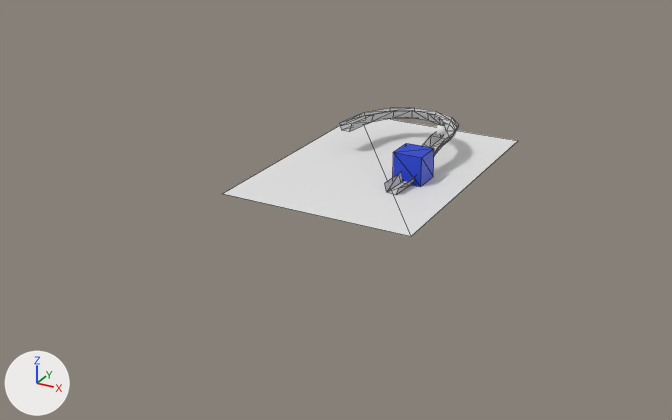
The COLLADA model wire_forms.dae, before and after one commit.
Rendered twice from a 50 mm lens placed at (11.48, -18.75, 7.99), pointed at (1.7, -0.98, -0.9). Lighting does not change. The marker at lower left points along +X, +Y and +Z. Mesh edges are drawn as thin lines on the coarser meshes. Where no turn or scale is listed for an object, it has been applied to the vertices.

Names of what the first picture shows: 'GHOST', 'P__ramp_physics_alt_c__convert__decimate__apply', 'Plane'.
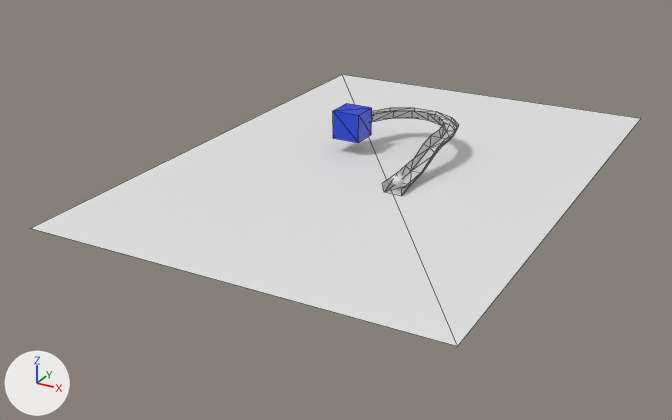
Boxes [x1, y1, x2, y2] around the edits, measured in the pictures (672 x 420 px):
'Plane', rescaled (106% wider, 122% taller): before [223, 114, 518, 236]; after [31, 74, 641, 346]
'GHOST', moved: before [393, 143, 434, 187]; after [333, 103, 372, 143]

The change in detail:
Object 'Plane' (ob_plane) is rescaled from (1.29, 1.85, 1.0) to (2.63, 3.76, 2.03).
Object 'GHOST' (ob_ghost) moves from (3.39, -0.37, 0.36) to (1.24, 0.68, 0.71).
